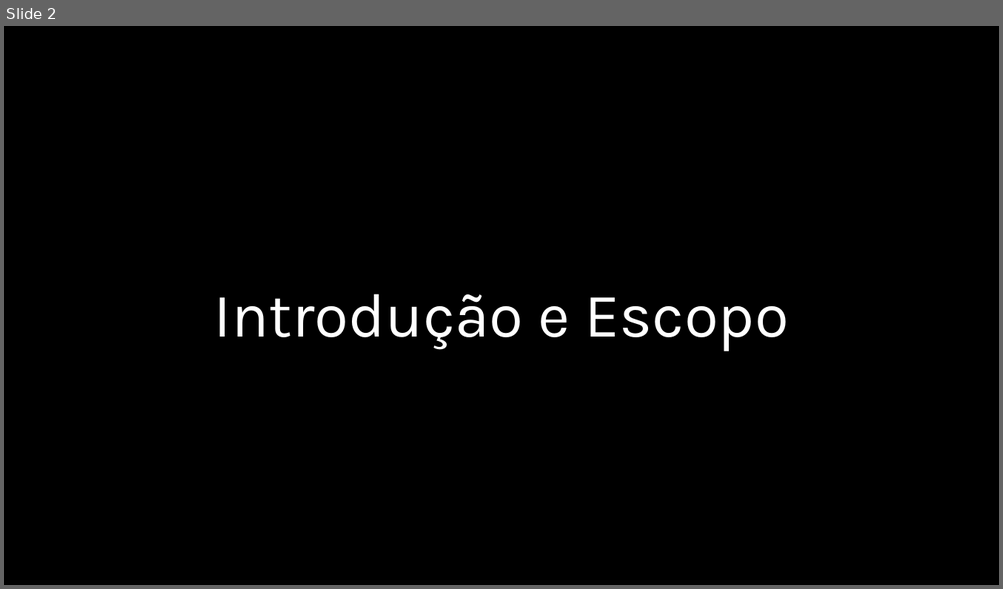
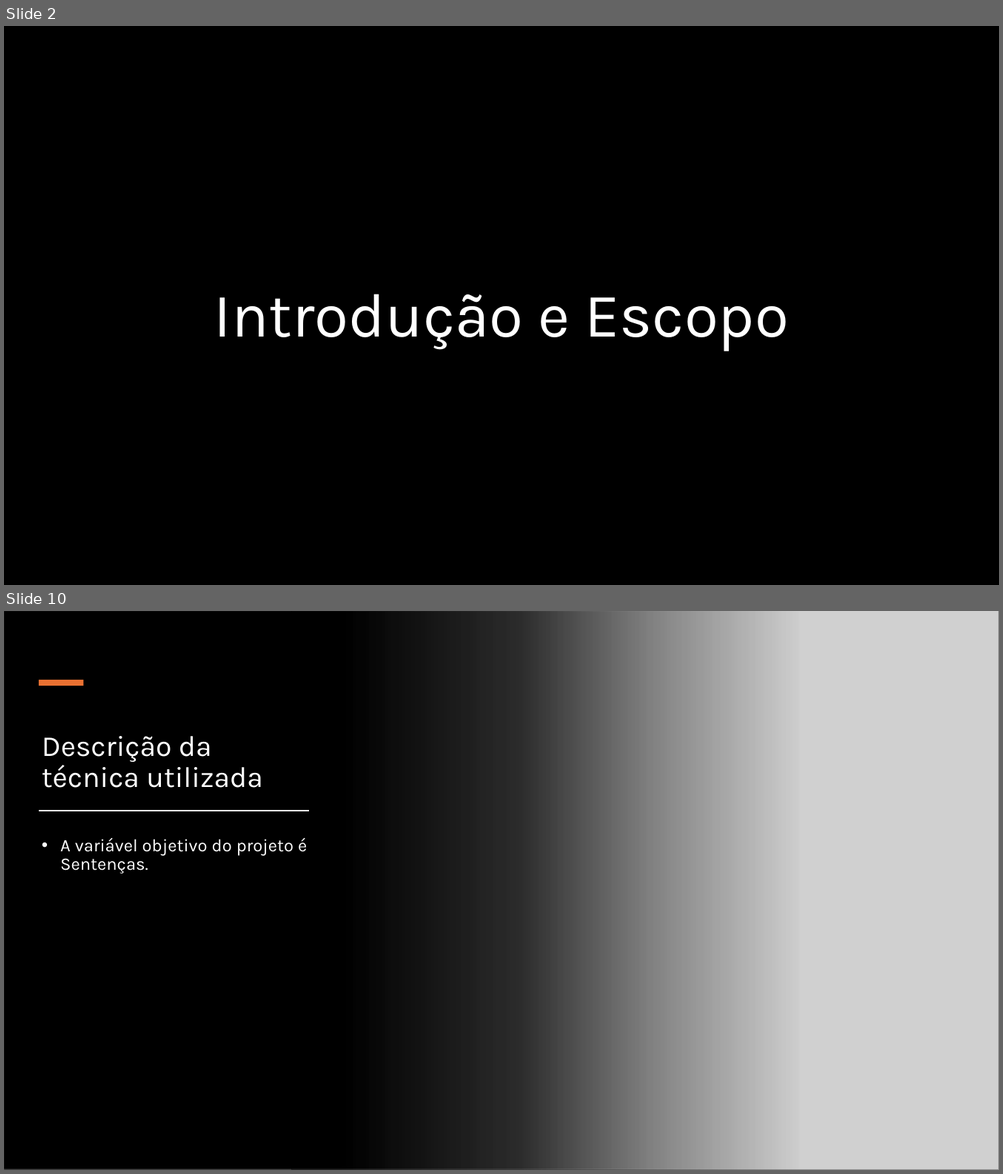
Before and after one commit to DeyvedAntonio/legal_analytics, a slide deck: 05_Documentacao/01_Power_point/Otimização de Custos de Ações Judiciais.pptx. Shown one above the other, each under a label of ours: slide 2 before the commit, slides 2 and 10 after it; the slides between them are not shown. The pictures are 1003x589 and 1003x1174 pixels, drawn with LibreOffice and Linux fonts; fonts in the diff are those of the drawing; grey boxes stand for pictures; background and template pictures are left out. Boxes give left, top, right and bottom in pixels: in the first picture for what was removed or moved away, otherwise in the second. Text is boxed around its words. In the diff, an @@ line names an element or a change of style, - is before the commit and + after.

```diff
--- a/05_Documentacao/01_Power_point/Otimização de Custos de Ações Judiciais.pptx
+++ b/05_Documentacao/01_Power_point/Otimização de Custos de Ações Judiciais.pptx
@@ slide 10 added at [4, 611, 999, 1170], background #FFFFFF @@
@@ rectangle added at [4, 611, 800, 1170], fill gradient #000000 @@
@@ picture added at [291, 611, 999, 1170] @@
@@ rectangle added at [38, 680, 83, 686], fill #E97132 @@
@@ title added at [42, 736, 263, 788], 28 pt, text #FFFFFF @@
+Descrição da técnica utilizada
@@ rectangle added at [39, 810, 308, 811], fill #000000, outline #FFFFFF 0.25 pt @@
@@ text added at [60, 838, 307, 874], 17 pt, text #FFFFFF @@
+• A variável objetivo do projeto é Sentenças.
```
Also in this commit, not shown: 6 slides changed, 5 other slides added, 1 slide removed, 1 other file.
